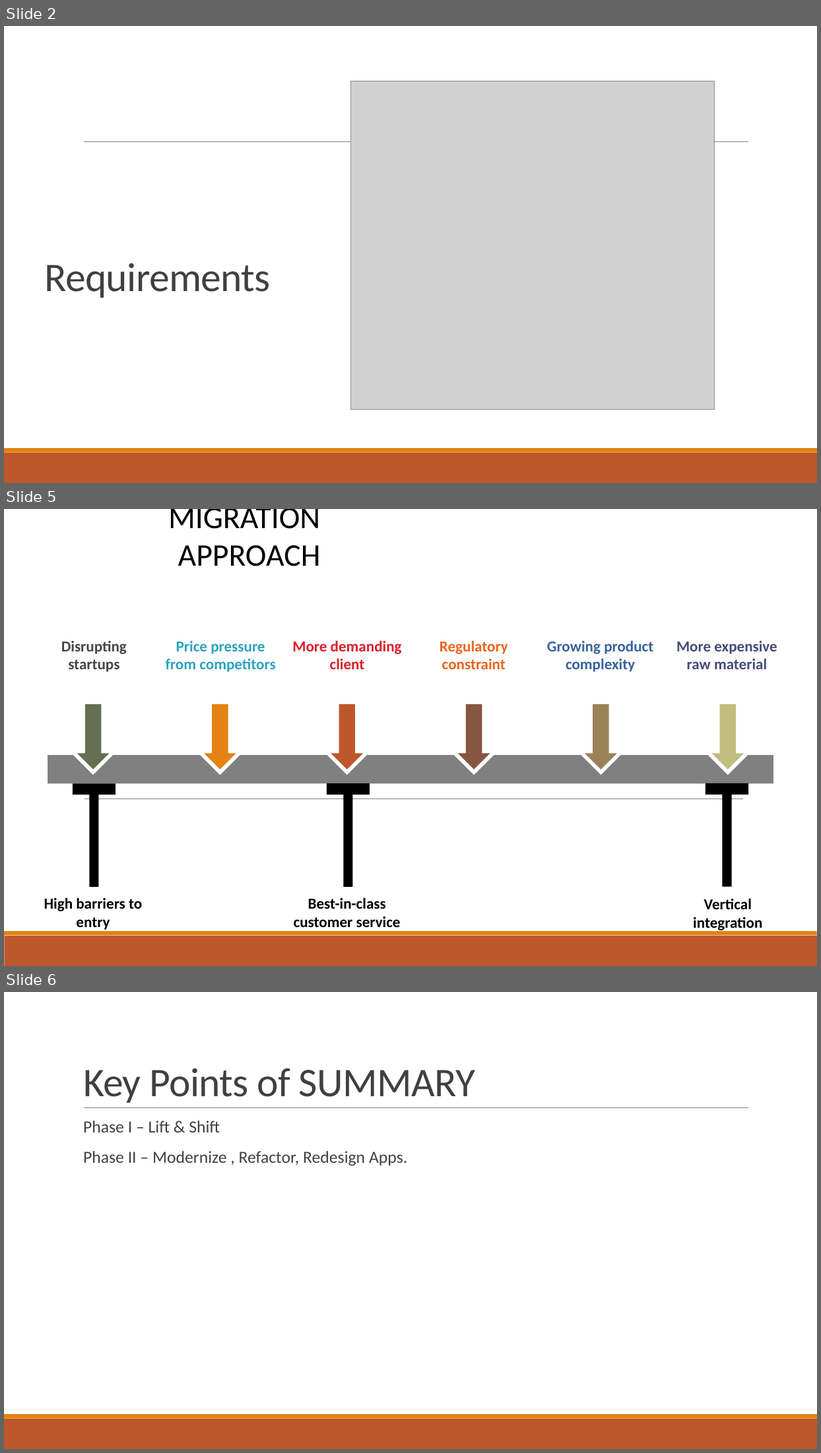
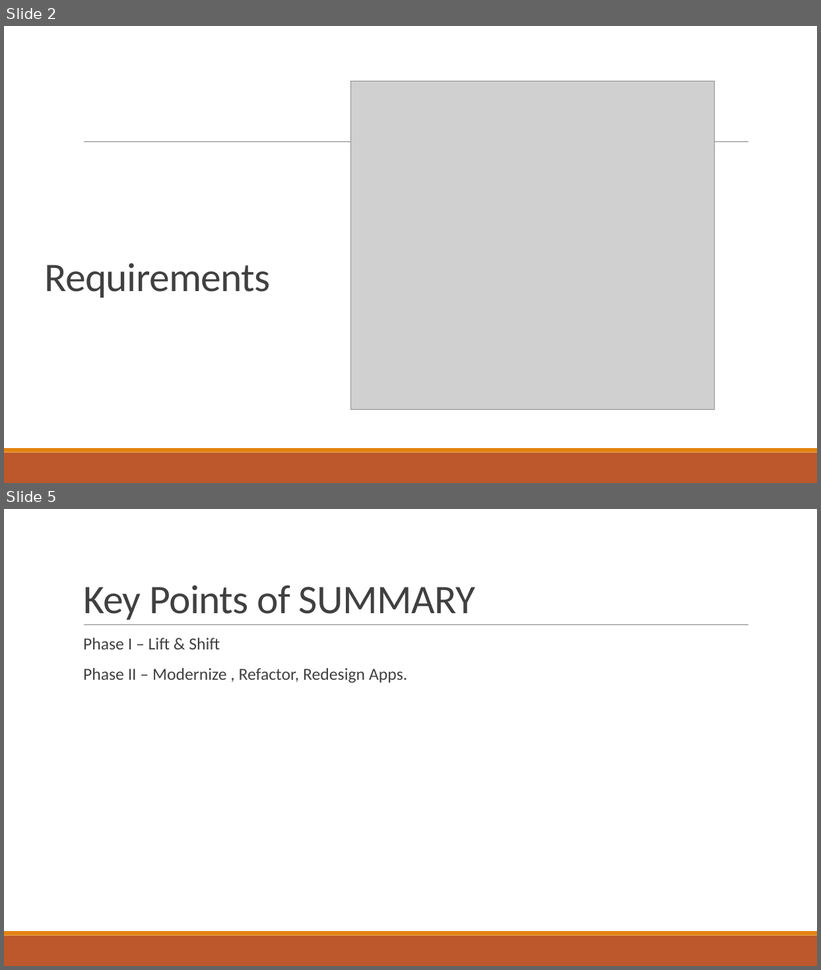
Before and after one commit to phanikishorelanka/Task1, a slide deck: CloudMigration/CREATING Cloud Migration Strategy.pptx. Shown one above the other, each under a label of ours: slides 2, 5 and 6 before the commit, slides 2 and 5 after it; the slides between them are not shown. The pictures are 821x1453 and 821x970 pixels, drawn with LibreOffice and Linux fonts; fonts in the diff are those of the drawing; grey boxes stand for pictures. Boxes give left, top, right and bottom in pixels: in the first picture for what was removed or moved away, otherwise in the second. Text is boxed around its words. In the diff, an @@ line names an element or a change of style, - is before the commit and + after.

```diff
--- a/CloudMigration/CREATING Cloud Migration Strategy.pptx
+++ b/CloudMigration/CREATING Cloud Migration Strategy.pptx
@@ slide 5 removed at (4, 509, 817, 966), background #FFFFFF; not listed: 2 template elements that a slide beside it also shows @@
@@ text removed at (168, 509, 321, 566) @@
-MIGRATION APPROACH
@@ text removed at (61, 641, 127, 672) @@
-Disrupting startups
@@ text removed at (166, 641, 275, 672) @@
-Price pressure from competitors
@@ text removed at (292, 640, 402, 669) @@
-More demanding client
@@ text removed at (440, 640, 508, 669) @@
-Regulatory constraint
@@ text removed at (547, 640, 653, 672) @@
-Growing product complexity
@@ text removed at (677, 641, 777, 669) @@
-More expensive raw material
@@ down arrow removed at (77, 704, 110, 770) @@
@@ down arrow removed at (204, 704, 236, 770) @@
@@ down arrow removed at (331, 704, 363, 770) @@
@@ down arrow removed at (458, 704, 490, 770) @@
@@ down arrow removed at (585, 704, 617, 770) @@
@@ down arrow removed at (712, 704, 745, 770) @@
@@ down arrow removed at (72, 710, 115, 775) @@
@@ down arrow removed at (199, 710, 242, 775) @@
@@ down arrow removed at (325, 710, 369, 775) @@
@@ down arrow removed at (452, 710, 496, 775) @@
@@ down arrow removed at (580, 710, 623, 775) @@
@@ down arrow removed at (707, 710, 750, 775) @@
@@ rectangle removed at (48, 755, 774, 784) @@
@@ rectangle removed at (73, 784, 116, 795) @@
@@ rectangle removed at (327, 784, 370, 795) @@
@@ rectangle removed at (706, 784, 748, 795) @@
@@ line removed from (85, 799) to (743, 799) @@
@@ rectangle removed at (89, 788, 98, 887) @@
@@ rectangle removed at (344, 788, 353, 887) @@
@@ rectangle removed at (723, 788, 732, 887) @@
@@ text removed at (44, 898, 142, 930) @@
-High barriers to entry
@@ text removed at (294, 898, 401, 927) @@
-Best-in-class customer service
@@ text removed at (693, 898, 762, 933) @@
-Vertical integration
@@ what was slide 6 is now slide 5 @@
```
Also in this commit, not shown: 1 slide changed, 1 slide added, 1 other slide removed.
